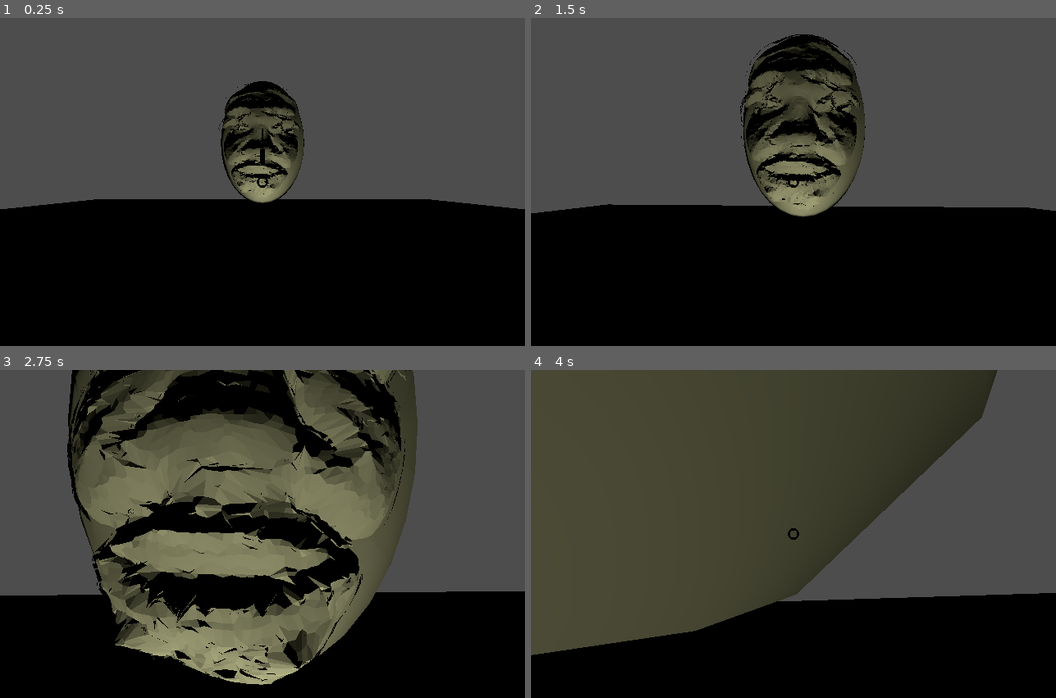
Above: before the commit, frames 1-4 (two rows, left to right).
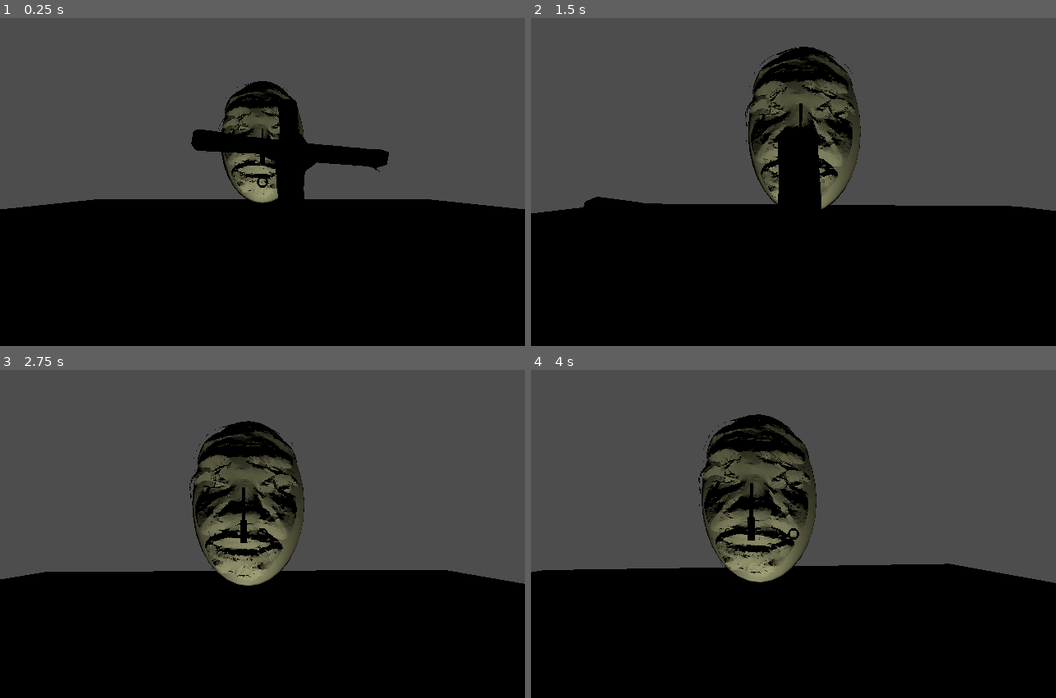
Above: after the commit, the same moments.

Repository: alt-romes/ggj24
Game: Godot game, scene res://Ragdoll.tscn
Same seed, same stepped clock (60 frames per second), same inputs: the game is played once before the commit and once after it. Sound files missing from this copy of the repository are replaced by a short silence.
Inputs (mouse positions are in pixels of both pictures, inside the frame that each line leads up to):
- Up to frame 1 (0.25 s): no input
- Up to frame 2 (1.5 s): move the mouse to (819, 182) at 0.52 s; hold W (Forward) from 0.53 s (still down); tap Space (Space) at 0.6 s; click (819, 182) at 0.67 s; move the mouse to (767, 182) at 1.27 s; click (767, 182) at 1.35 s
- Up to frame 3 (2.75 s): keep holding W (Forward); move the mouse to (273, 527) at 2.02 s; tap Space (Space) at 2.1 s
- Up to frame 4 (4 s): keep holding W (Forward); move the mouse to (788, 540) at 2.77 s; click (788, 540) at 2.85 s; move the mouse to (835, 537) at 3.52 s; tap Space (Space) at 3.6 s

The runs differ from the first frame. In frame 1, 2.6% of the frame differs, in the area x 36-75%, y 24-56%; in frame 2, 6.8%; in frame 3, 42%; in frame 4, 50%, in the area x 0-100%, y 0-87%.

Commit message:
fixed knifes

Diff:
--- a/Follower.gd
+++ b/Follower.gd
@@ -1,7 +1,7 @@
 extends Node3D
 
 const VEL = 1
-const MAX_FIRE = 1
+const MAX_FIRE = 2
 
 @export var followTarget: Node3D
 var face_happy: Node3D
@@ -43,18 +43,12 @@
 		timeToFire = 0.0;
 		var rand = randf()
 		print("random var: ", rand)
-		$Projectil.freeze = false
-		$Projectil.visible = true
-		$Projectil.apply_central_impulse(Vector3(0, 10, 10)*VEL)
-		$Projectil.angular_velocity = Vector3(3, 0, 0)
+		if rand <= 0.333:
+			$Projectil.position = spawnPoint
+			$Projectil.rotation = Vector3.ZERO
+			$Projectil.freeze = false
+			$Projectil.visible = true
+			$Projectil.apply_central_impulse(Vector3(0, 10, 10)*VEL)
+			$Projectil.angular_velocity = Vector3(3, 0, 0)
 	else:
 		timeToFire += delta
-
-
-func _on_projectil_body_entered(body):
-	print("body: ", body)
-	if(body == get_tree().get_root().get_node("World/Ground")):
-		print("I attacked")
-		$Projectil.linear_velocity = Vector3.ZERO
-		$Projectil.position = spawnPoint
-		#$Projectil.visible = false
--- a/Ragdoll.tscn
+++ b/Ragdoll.tscn
@@ -47,7 +47,7 @@
 stretch_mode = 3
 
 [node name="DeadBody" parent="." instance=ExtResource("3_xbifw")]
-transform = Transform3D(-1, 0, -8.74228e-08, 0, 1, 0, 8.74228e-08, 0, -1, 0.342694, -0.508608, -2.40361)
+transform = Transform3D(-1, 0, -8.74228e-08, 0, 1, 0, 8.74228e-08, 0, -1, 0.342694, 2.24719, -2.40361)
 max_contacts_reported = 1
 contact_monitor = true
 
